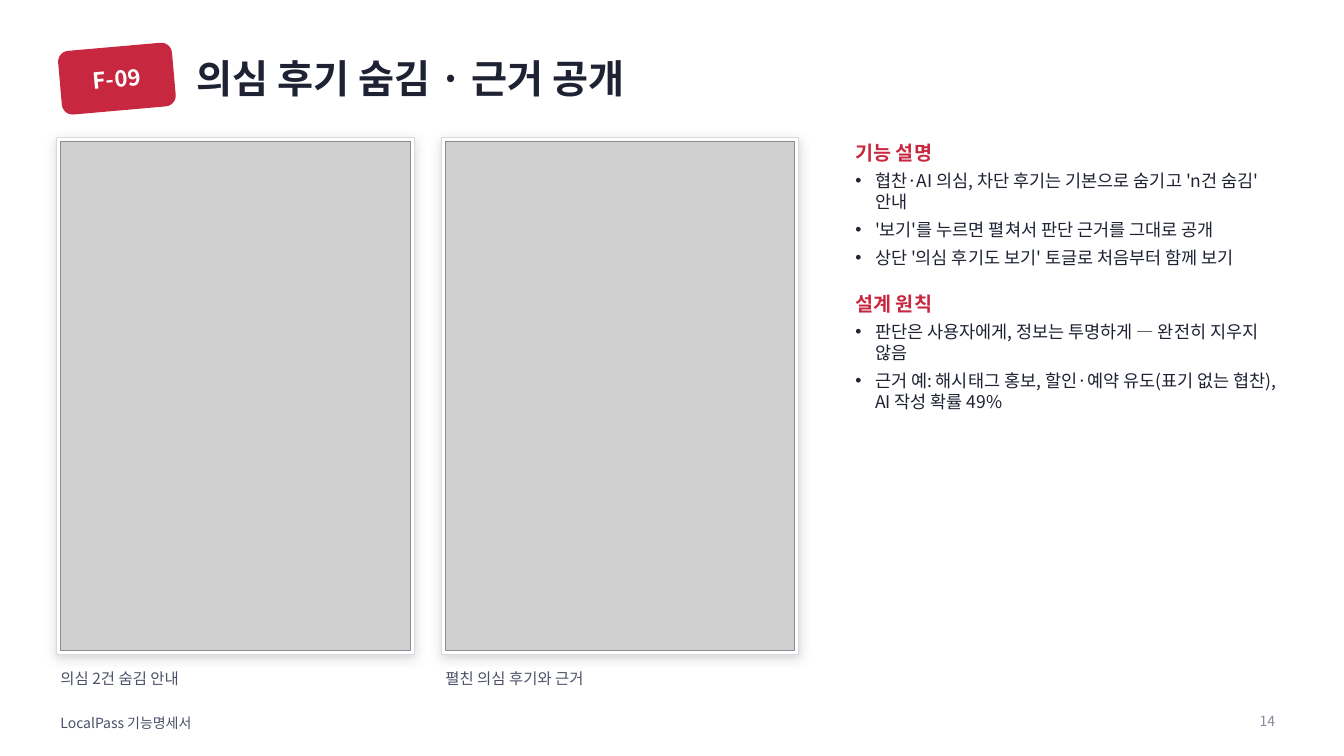
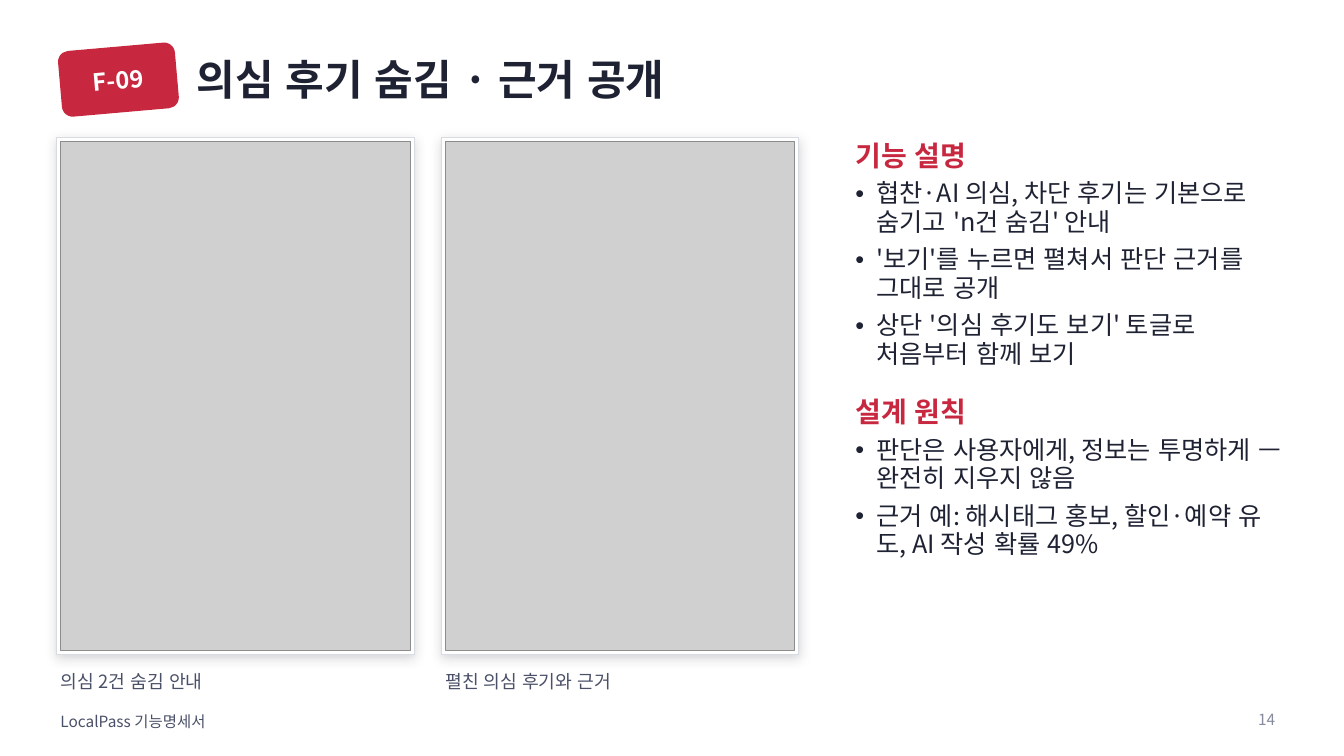
Before and after one commit to 55wind/localpass, a slide deck: slide 14 of docs/LocalPass_기능명세서.pptx. Drawn at 1344x756 pixels with LibreOffice and Linux fonts; fonts in the diff are those of the drawing; grey boxes stand for pictures. Boxes give left, top, right and bottom in pixels: in the first picture for what was removed or moved away, otherwise in the second. Text is boxed around its words. In the diff, an @@ line names an element or a change of style, - is before the commit and + after.

```diff
--- a/docs/LocalPass_기능명세서.pptx
+++ b/docs/LocalPass_기능명세서.pptx
@@ rounded rectangle "F-09" at (x1=58, y1=42, x2=179, y2=117): size 16 to 17 pt; proportions changed @@
@@ title "의심 후기 숨김 · 근거 ..." at (x1=197, y1=59, x2=664, y2=99): size 28 to 30 pt @@
@@ text at (x1=855, y1=142, x2=1251, y2=489): size 14 to 20 pt in "기능 설명", "설계 원칙"; size 12.5 to 18 pt in "협찬·AI 의심, 차단 후기는 기본으로 숨기고 'n건 ...", "'보기'를 누르면 펼쳐서 판단 근거를 그대로 공개", "상단 '의심 후기도 보기' 토글로 처음부터 함께 ...", "판단은 사용자에게, 정보는 투명하게 — 완전히 지우지 ..."; line spacing 1 to 0.95; more space between paragraphs; indent changed @@
@@ text at (x1=876, y1=504, x2=1261, y2=558): text changed; size 12.5 to 18 pt @@
-• 근거 예: 해시태그 홍보, 할인·예약 유도(표기 없는 협찬), AI 작성 확률 49%
+• 근거 예: 해시태그 홍보, 할인·예약 유도, AI 작성 확률 49%
@@ text "의심 2건 숨김 안내" at (x1=60, y1=673, x2=202, y2=690): size 11 to 13 pt @@
@@ text "펼친 의심 후기와 근거" at (x1=445, y1=673, x2=610, y2=690): size 11 to 13 pt @@
@@ text "LocalPass 기능명세서" at (x1=60, y1=714, x2=205, y2=728): size 10 to 11 pt @@
@@ page number at (x1=1258, y1=714, x2=1275, y2=725): size 10 to 11 pt @@
```
Also in this commit, not shown: 25 other slides changed, 2 other files.
